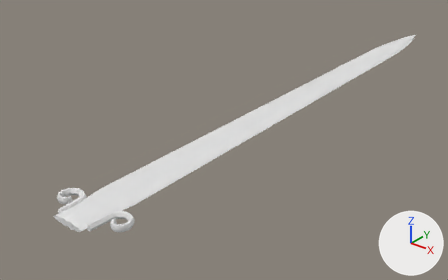
The glTF model godot/assets/waffen/modelle/schwertklinge/t2_3.glb, before and after one commit.
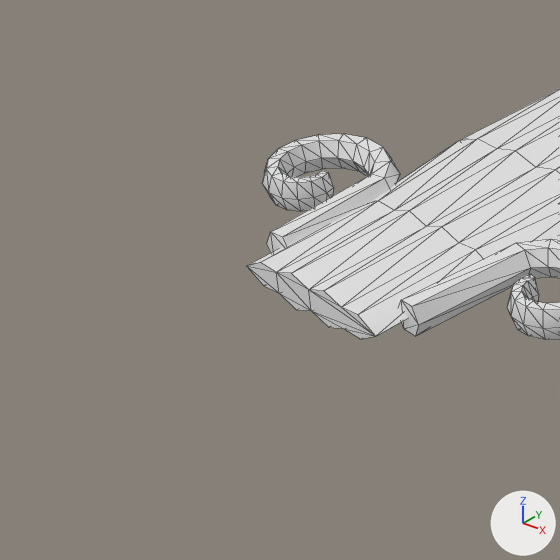
Each version is shown whole from a camera (50 mm lens) standing at (0.41, -0.171, 0.316) and looking at (-0.057, 0.413, -0.046), then close up on the part from 0% to 27% of the width and 57% to 100% of the height. Lighting does not change. The marker at lower right points along +X, +Y and +Z. The last two pictures show the newer version. The close-ups show mesh edges as thin lines. Vertices at exactly the same position are counted once.

Names of what the first close-up shows: 'schwertklinge_t2_3'.
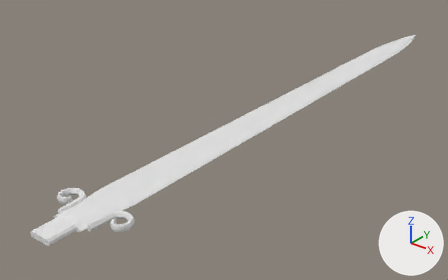
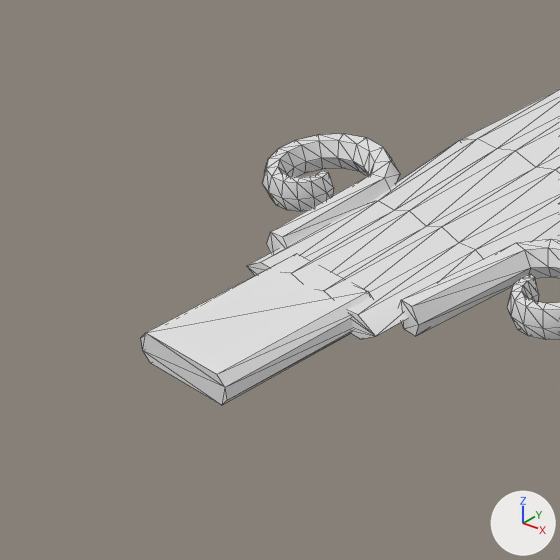
Location of each change, [x1, y1, x2, y2] in pixels of the close-ups (560 x 560 px):
'schwertklinge_t2_3', reshaped: before [247, 89, 560, 340]; after [141, 89, 560, 405]
part 1 of me_schwertklinge_t2_3, added: after [141, 254, 372, 405]

Diff of the bpy script that builds the scene:
```diff
--- a/godot/assets/waffen/modelle/schwertklinge/t2_3.glb.py
+++ b/godot/assets/waffen/modelle/schwertklinge/t2_3.glb.py
@@ me_schwertklinge_t2_3 @@
 # used by ob_schwertklinge_t2_3; location = (0.0, 0.0, 0.0)
-me_schwertklinge_t2_3.from_pydata(...)  # 621 vertices, 1230 faces; spans x -0.049..0.049, y 0.112..0.892, z -0.004..0.004
+me_schwertklinge_t2_3.from_pydata(...)  # 637 vertices, 1258 faces; spans x -0.049..0.049, y 0.082..0.892, z -0.004..0.004
+# me_schwertklinge_t2_3 part 1: a new loose piece of 16 vertices spanning x -0.013..0.013, y 0.082..0.118, z -0.004..0.003, in mat_klinge (white #e7e7e7)
 me_schwertklinge_t2_3.materials.append(mat_klinge)
```
